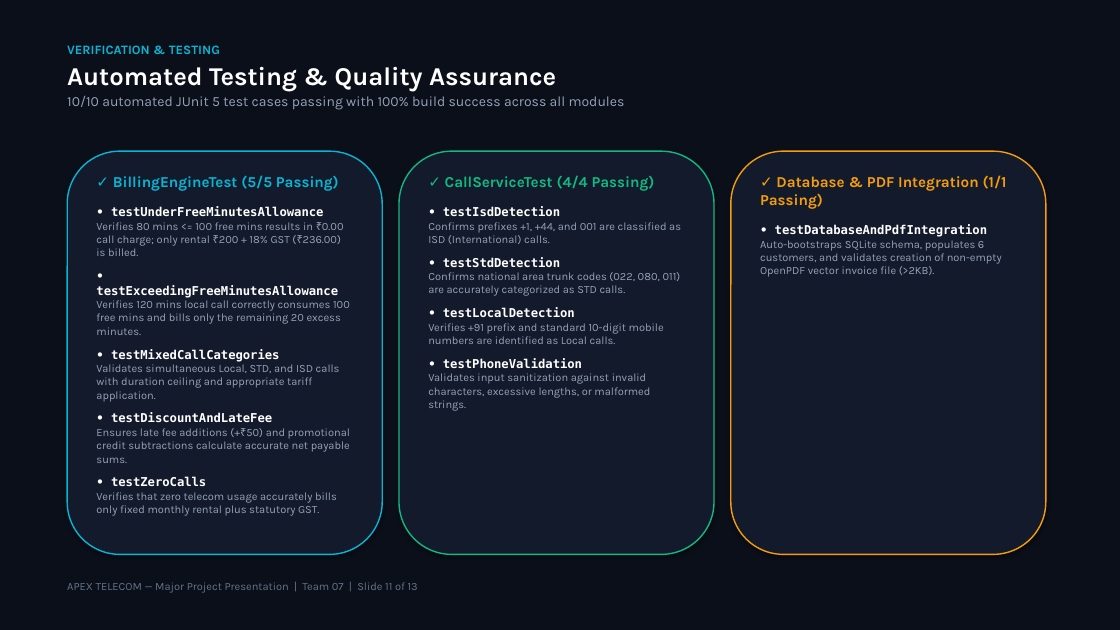
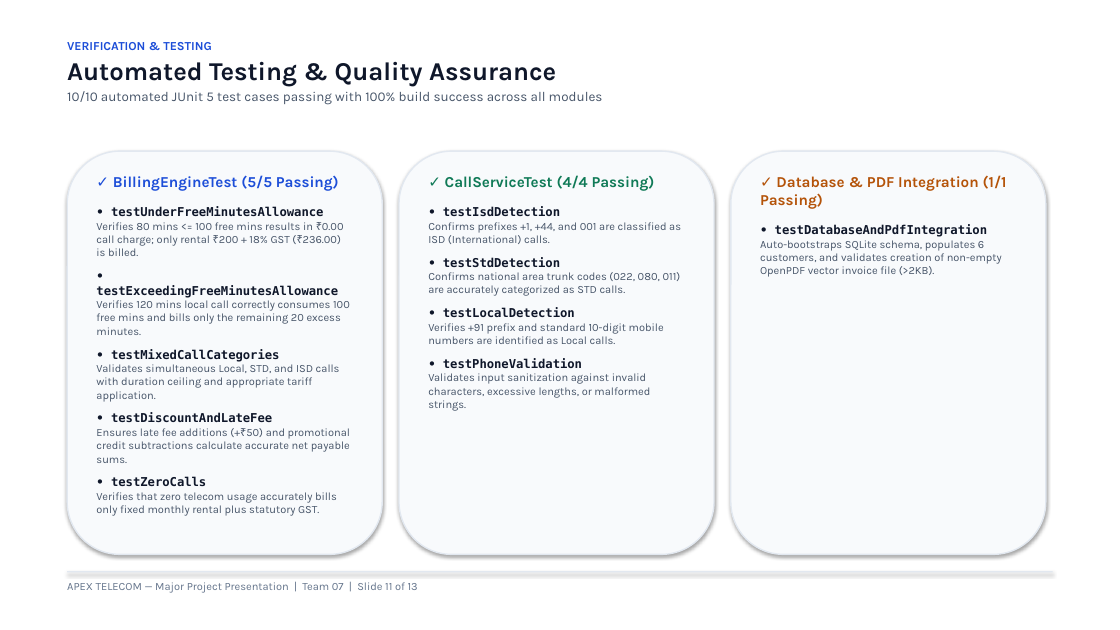
Before and after one commit to ashlesh0805/TelephoneBillManagementSystem, a slide deck: slide 11 of Telephone_Bill_Management_System_Team07.pptx. Drawn at 1120x630 pixels with LibreOffice and Linux fonts; fonts in the diff are those of the drawing. Boxes give left, top, right and bottom in pixels: in the first picture for what was removed or moved away, otherwise in the second. Text is boxed around its words. In the diff, an @@ line names an element or a change of style, - is before the commit and + after.

Commit message:
docs: style presentation deck with clean white theme and decent professional colors

```diff
--- a/Telephone_Bill_Management_System_Team07.pptx
+++ b/Telephone_Bill_Management_System_Team07.pptx
@@ rectangle at (x1=0, y1=0, x2=1120, y2=630): fill #0B0F19 to #FFFFFF @@
@@ text "VERIFICATION & TESTING" at (x1=67, y1=42, x2=603, y2=105): size 11 to 10.5 pt, text colour #06B6D4 to #1D4ED8 in "VERIFICATION & TESTING"; text colour #FFFFFF to #0F172A in "Automated Testing & Quality Assurance"; size 12 to 11.5 pt, text colour #94A3B8 to #475569 in "10/10 automated JUnit 5 test cases passing ..." @@
@@ rounded rectangle at (x1=67, y1=151, x2=382, y2=555): fill #131A2B to #F8FAFC; outline #06B6D4 1.2 pt to #E2E8F0 1.2 pt @@
@@ text "✓ BillingEngineTest (5/5 Passing)" at (x1=96, y1=175, x2=350, y2=516): text colour #06B6D4 to #1D4ED8 in "✓ BillingEngineTest (5/5 Passing)"; text colour #FFFFFF to #0F172A in "• testUnderFreeMinutesAllowance", "• testExceedingFreeMinutesAllowance", "• testMixedCallCategories", "• testDiscountAndLateFee" and 1 more places; text colour #94A3B8 to #475569 in "Verifies 80 mins <= 100 free mins ...", "Verifies 120 mins local call correctly consumes ...", "Validates simultaneous Local, STD, and ISD calls ...", "Ensures late fee additions (+₹50) and promotional ..." and 1 more places @@
@@ rounded rectangle at (x1=399, y1=151, x2=714, y2=555): fill #131A2B to #F8FAFC; outline #10B981 1.2 pt to #E2E8F0 1.2 pt @@
@@ text "✓ CallServiceTest (4/4 Passing)" at (x1=428, y1=175, x2=681, y2=411): text colour #10B981 to #107A57 in "✓ CallServiceTest (4/4 Passing)"; text colour #FFFFFF to #0F172A in "• testIsdDetection", "• testStdDetection", "• testLocalDetection", "• testPhoneValidation"; text colour #94A3B8 to #475569 in "Confirms prefixes +1, +44, and 001 are ...", "Confirms national area trunk codes (022, 080, ...", "Verifies +91 prefix and standard 10-digit mobile ...", "Validates input sanitization against invalid characters, exc ..." @@
@@ rounded rectangle at (x1=731, y1=151, x2=1046, y2=555): fill #131A2B to #F8FAFC; outline #F59E0B 1.2 pt to #E2E8F0 1.2 pt @@
@@ text "✓ Database & PDF Integration ..." at (x1=760, y1=175, x2=1007, y2=277): text colour #F59E0B to #B45309 in "✓ Database & PDF Integration (1/1 Passing)"; text colour #FFFFFF to #0F172A in "• testDatabaseAndPdfIntegration"; text colour #94A3B8 to #475569 in "Auto-bootstraps SQLite schema, populates 6 customers, and ..." @@
@@ rectangle added at (x1=67, y1=571, x2=1053, y2=572), fill #E2E8F0 @@
```
Also in this commit, not shown: 12 other slides changed, 3 other files.
